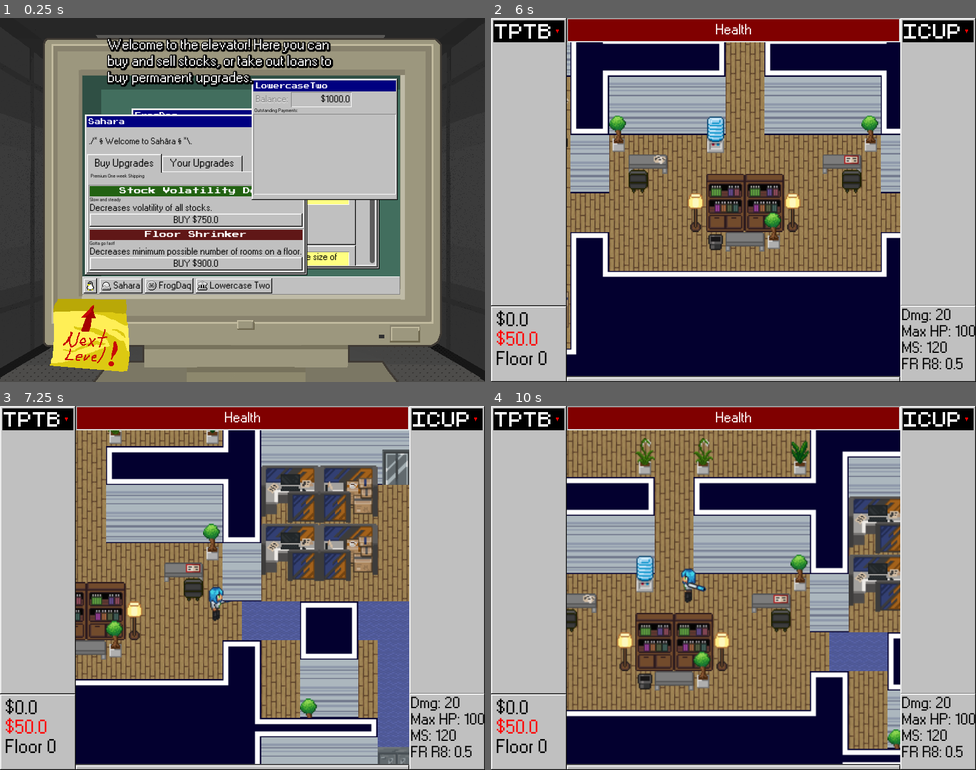
Above: before the commit, frames 1-4 (two rows, left to right).
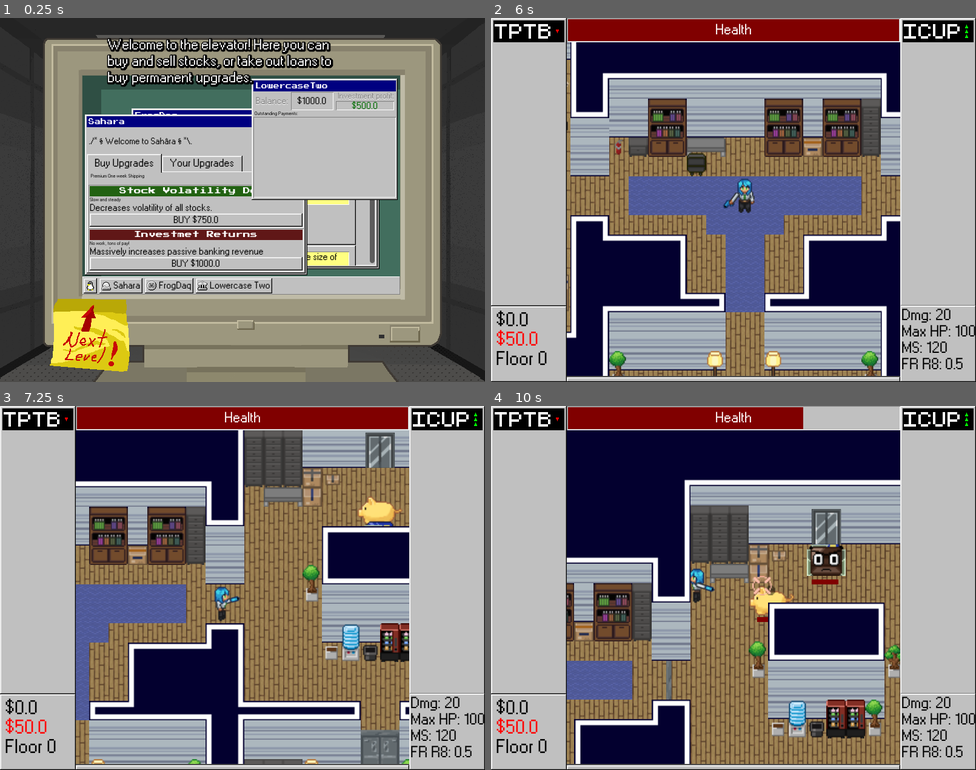
Above: after the commit, the same moments.

Repository: ygda-org/stock-strikers
Game: Godot game, scene res://main/tutorial/tutorial_elevator.tscn
Two runs of this game, one before a commit and one after it. Both use one fixed random seed, a clock stepped at 60 frames per second and the inputs below. This scene is started directly instead of the project's main scene. Sound files missing from this copy of the repository are replaced by a short silence.
Inputs (mouse positions are in pixels of both pictures, inside the frame that each line leads up to):
- Up to frame 1 (0.25 s): no input
- Up to frame 2 (6 s): click (583, 287) at 0.5 s; click (583, 287) at 1.25 s; click "Sahara" at 2 s; click "FrogDaq" at 2.75 s; click "Lowercase Two" at 3.5 s; click "BUY" at 4.25 s; click "BUY $750.0" at 5 s; click "BUY $900.0" (after the commit: "BUY $1000.0") at 5.75 s
- Up to frame 3 (7.25 s): move the mouse to (349, 569) at 6.52 s; hold D (move_right) from 6.53 s (still down); tap Shift (dodge) at 6.6 s
- Up to frame 4 (10 s): move the mouse to (636, 606) at 7.27 s; release D (move_right) at 7.28 s; hold S (move_down) 7.28-8.03 s; click (636, 606) at 7.35 s; move the mouse to (782, 507) at 8.02 s; hold D (move_right) 8.03-8.78 s; tap Shift (dodge) at 8.1, 9.6 s; move the mouse to (709, 660) at 8.77 s; hold W (move_up) 8.78-9.53 s; click (709, 660) at 8.85 s; move the mouse to (879, 642) at 9.52 s; hold A (move_left) from 9.53 s (still down)

The runs differ from the first frame. In frame 1, 1.5% of the frame differs, in the area x 18-82%, y 20-69%; in frame 2, 40%; in frame 3, 50%; in frame 4, 54%, in the area x 15-99%, y 0-99%.

Commit message:
passive banking!

Diff:
--- a/globals/player_stats.gd
+++ b/globals/player_stats.gd
@@ -4,6 +4,8 @@
 var money = 10
 var debts = []
 const INTEREST_RATE = 1.07
+const INVESTMENT_RETURN = 0.5
+var money_to_be_earned = 0
 
 const BASE_STATS = [100, 120, 0, 20, 0, 200, 1, 0.3, 250, 0, 0.25, 20, null] # parallel array to enum in resource
 var current_stats = []
@@ -70,6 +72,12 @@
 			interest_rate -= permanent_upgrades_loaded["interest_rate"]
 		debt.debt = snapped(debt.debt * interest_rate, .01)
 
+func update_money_to_be_earned():
+	var mult = INVESTMENT_RETURN
+	if "investment_up" in permanent_upgrades_loaded.keys():
+		mult += permanent_upgrades_loaded["investment_up"]
+	money_to_be_earned = money * mult
+
 func reset_stats():
 	money = 10
 	debts = []
--- a/gui/elevator_gui.gd
+++ b/gui/elevator_gui.gd
@@ -21,6 +21,8 @@
 		new_debt.time = "huh?"
 		PlayerStats.money = 0
 		PlayerStats.debts.append(new_debt)
+	else:
+		PlayerStats.money += PlayerStats.money_to_be_earned
 	GameState.generate_stock_options()
 	GameState.generate_upgrade_options()
 	update_trendings_stocks()
@@ -47,7 +49,12 @@
 		$MoneyPanel/MarginContainer/VBoxContainer/ScrollContainer/VBoxContainer.add_child(debt_option)
 
 func update_balance():
+	PlayerStats.update_money_to_be_earned()
 	$MoneyPanel/MarginContainer/VBoxContainer/HBoxContainer/Panel/MarginContainer/Balance.text = '$' + str(snappedf(PlayerStats.money,.01))
+	if PlayerStats.money > 0:
+		$MoneyPanel/MarginContainer/VBoxContainer/HBoxContainer/VBoxContainer/Panel/MarginContainer/Profit.text = "$" + str(snappedf(PlayerStats.money_to_be_earned, 0.01))
+	else:
+		$MoneyPanel/MarginContainer/VBoxContainer/HBoxContainer/VBoxContainer/Panel/MarginContainer/Profit.text = "$0.00"
 
 func update_owned_stocks():
 	var your_stocks_holder : VBoxContainer = $"StockPanel/MarginContainer/VBoxContainer/TabContainer/Your Stocks/VBoxContainer"
--- a/gui/elevator_gui.tscn
+++ b/gui/elevator_gui.tscn
@@ -487,7 +487,7 @@
 text = " Balance:"
 
 [node name="Panel" type="Panel" parent="MoneyPanel/MarginContainer/VBoxContainer/HBoxContainer" unique_id=748189087]
-custom_minimum_size = Vector2(100, 25)
+custom_minimum_size = Vector2(70, 25)
 layout_mode = 2
 theme_override_styles/panel = SubResource("StyleBoxTexture_fjy6l")
 
@@ -505,9 +505,45 @@
 
 [node name="Balance" type="Label" parent="MoneyPanel/MarginContainer/VBoxContainer/HBoxContainer/Panel/MarginContainer" unique_id=891782990]
 layout_mode = 2
-size_flags_horizontal = 8
+size_flags_horizontal = 4
 theme_override_font_sizes/font_size = 16
-text = "$10000000000"
+text = "$100000"
+
+[node name="VBoxContainer" type="VBoxContainer" parent="MoneyPanel/MarginContainer/VBoxContainer/HBoxContainer" unique_id=1468343188]
+layout_mode = 2
+
+[node name="Label2" type="Label" parent="MoneyPanel/MarginContainer/VBoxContainer/HBoxContainer/VBoxContainer" unique_id=1974004977]
+layout_mode = 2
+theme_override_colors/font_color = Color(0.5019608, 0.5019608, 0.5019608, 1)
+theme_override_colors/font_shadow_color = Color(1, 1, 1, 1)
+theme_override_constants/shadow_offset_x = 0
+theme_override_constants/shadow_outline_size = 0
+theme_override_font_sizes/font_size = 14
+text = " Investment profit:"
+
+[node name="Panel" type="Panel" parent="MoneyPanel/MarginContainer/VBoxContainer/HBoxContainer/VBoxContainer" unique_id=762108137]
+custom_minimum_size = Vector2(70, 15)
+layout_mode = 2
+theme_override_styles/panel = SubResource("StyleBoxTexture_fjy6l")
+
+[node name="MarginContainer" type="MarginContainer" parent="MoneyPanel/MarginContainer/VBoxContainer/HBoxContainer/VBoxContainer/Panel" unique_id=1777235296]
+layout_mode = 1
+anchors_preset = 15
+anchor_right = 1.0
+anchor_bottom = 1.0
+grow_horizontal = 2
+grow_vertical = 2
+theme_override_constants/margin_left = 2
+theme_override_constants/margin_top = 2
+theme_override_constants/margin_right = 2
+theme_override_constants/margin_bottom = 2
+
+[node name="Profit" type="Label" parent="MoneyPanel/MarginContainer/VBoxContainer/HBoxContainer/VBoxContainer/Panel/MarginContainer" unique_id=1422103298]
+layout_mode = 2
+size_flags_horizontal = 4
+theme_override_colors/font_color = Color(0, 0.42352942, 0, 1)
+theme_override_font_sizes/font_size = 16
+text = "$100000"
 
 [node name="Label" type="Label" parent="MoneyPanel/MarginContainer/VBoxContainer" unique_id=1172954220]
 layout_mode = 2
--- a/gui/stock_option.gd
+++ b/gui/stock_option.gd
@@ -49,6 +49,7 @@
 		$VBoxContainer/VolatitlityRow.visible = true
 		$VBoxContainer/BuyingRow/BuyButton.text = 'SELL'
 		$VBoxContainer/VolatitlityRow/VolatilityAmount.text = str(volatility)
+		$EffectRow.position.y += 30
 
 func _on_info_button_toggled(toggled_on: bool) -> void:
 	$Tooltip.visible = toggled_on
--- a/player/permanent_upgrades/bonus_coin_rooms.tres
+++ b/player/permanent_upgrades/bonus_coin_rooms.tres
@@ -5,8 +5,8 @@
 [resource]
 script = ExtResource("1_lb5gl")
 modified = 9
-change_amount = 4.0
-name = "max_room_ct"
+change_amount = 5.0
+name = "bonus_coin_rooms"
 display_name = "Bonus Coin Rooms"
 attribute_text = "Increases chance of rooms being filled with coins."
 flavor_text = "Less work, more money!"
--- /dev/null
+++ b/player/permanent_upgrades/investment_up.tres
@@ -0,0 +1,13 @@
+[gd_resource type="Resource" script_class="Upgrade" format=3 uid="uid://b2xkwci1p0ld0"]
+
+[ext_resource type="Script" uid="uid://b84t6wgyld4v8" path="res://player/permanent_upgrades/base_upgrade.gd" id="1_prnso"]
+
+[resource]
+script = ExtResource("1_prnso")
+change_amount = 0.7
+name = "investment_up"
+display_name = "Investmet Returns"
+attribute_text = "Massively increases passive banking revenue"
+flavor_text = "No work, tons of pay!"
+cost = 1000.0
+metadata/_custom_type_script = "uid://b84t6wgyld4v8"
--- a/player/permanent_upgrades/money_on_kill.tres
+++ b/player/permanent_upgrades/money_on_kill.tres
@@ -4,7 +4,7 @@
 
 [resource]
 script = ExtResource("1_t8iro")
-change_amount = 2.0
+change_amount = 2.5
 name = "money_on_kill"
 display_name = "Money Extractor"
 attribute_text = "Doubles money gained from defeating enemies."
